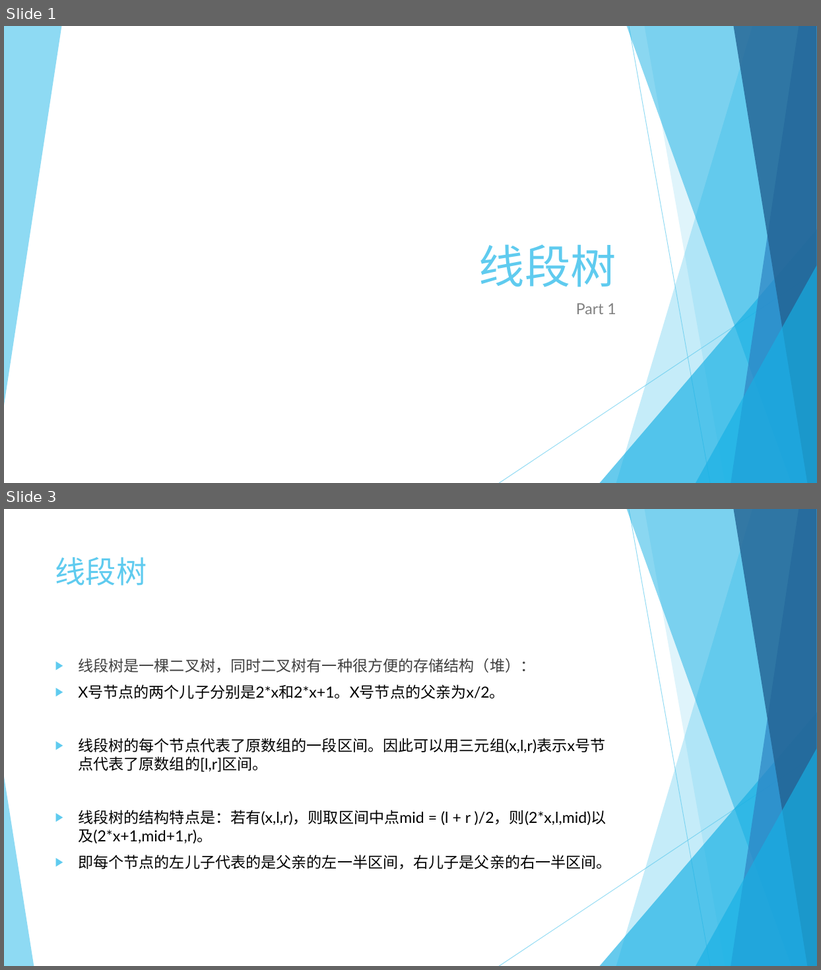
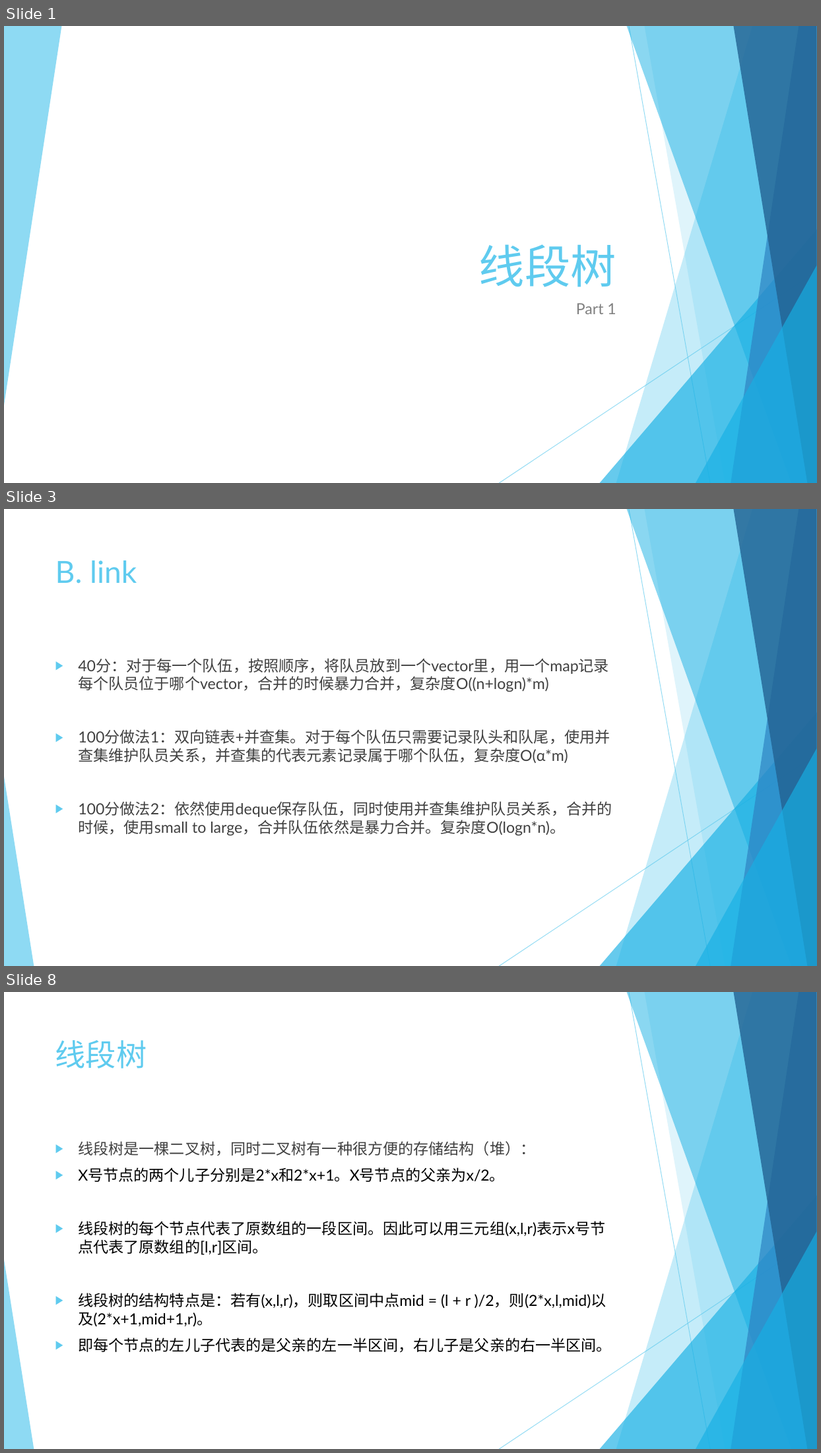
Before and after one commit to NJU-PPT-Maker/OI-PPT, a slide deck: slides/Data Structure/线段树.pptx. Shown one above the other, each under a label of ours: slides 1 and 3 before the commit, slides 1, 3 and 8 after it; the slides between them are not shown. The pictures are 821x970 and 821x1453 pixels, drawn with LibreOffice and Linux fonts; fonts in the diff are those of the drawing. Boxes give left, top, right and bottom in pixels: in the first picture for what was removed or moved away, otherwise in the second. Text is boxed around its words. In the diff, an @@ line names an element or a change of style, - is before the commit and + after.

```diff
--- a/slides/Data Structure/线段树.pptx
+++ b/slides/Data Structure/线段树.pptx
@@ slide 3 added at (x1=4, y1=509, x2=817, y2=966), background #FFFFFF; not listed: 10 template elements that a slide beside it also shows @@
@@ title added at (x1=55, y1=560, x2=137, y2=584), 36 pt, text #5FCBEF @@
+B. link
@@ text added at (x1=78, y1=658, x2=613, y2=836), 18 pt, text #404040 @@
+▶ 40分：对于每一个队伍，按照顺序，将队员放到一个vector里，用一个map记录每个队员位于哪个vector，合并的时候暴力合并，复杂度O((n+logn)*m)
+▶ 100分做法1：双向链表+并查集。对于每个队伍只需要记录队头和队尾，使用并查集维护队员关系，并查集的代表元素记录属于哪个队伍，复杂度O(α*m)
+▶ 100分做法2：依然使用deque保存队伍，同时使用并查集维护队员关系，合并的时候，使用small to large，合并队伍依然是暴力合并。复杂度O(logn*n)。
@@ what was slide 3 is now slide 8 @@
```
Also in this commit, not shown: 3 slides changed, 4 other slides added, 2 other files.
